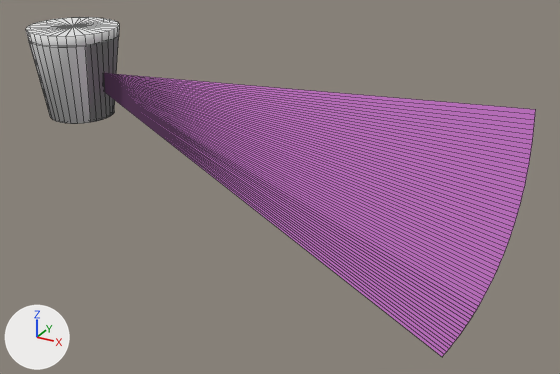
What one commit did to the Blender file data/sensors/velodyne.blend.
Before and after are seen from a camera (50 mm lens) standing at (1.219, -1.275, 0.462) and looking at (0.503, 0.026, -0.188). The axes (+X, +Y, +Z) are drawn at lower left. The lights are the same throughout. Mesh edges are drawn as thin lines.

Script lines for the objects in view, before the commit:
```python
me_arcmesh = bpy.data.meshes.new('ArcMesh')
me_arcmesh.from_pydata(...)  # 65 vertices, 63 faces; spans x 0.0..1.0, y 0.0, z -0.466..0.065
me_arcmesh.materials.append(mat_raymat_2)  # pink #e58ae7
me_cylinder = bpy.data.meshes.new('Cylinder')
me_cylinder.from_pydata(...)  # 130 vertices, 160 faces; spans x -0.1..0.1, y -0.1..0.1, z -0.1..0.1
# faces by material slot: [154, 6]
me_cylinder.materials.append(mat_velodynemat)  # white #e7e7e7
me_cylinder.materials.append(mat_lensesmat)  # grey #929292
ob_arc_31 = bpy.data.objects.new('Arc_31', me_arcmesh)
ob_arc_31.location = (0.0, 0.0, 0.0)
ob_velodynemesh = bpy.data.objects.new('VelodyneMesh', me_cylinder)
ob_velodynemesh.location = (0.0, 0.0, 0.0)
```
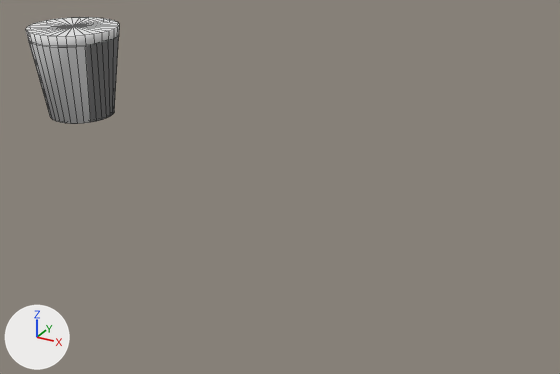
Commit message: [velodyne] extends LaserSensorWithArc remove Arc

Where the change shows, as pixel boxes [x1, y1, x2, y2] in the pictures (560 x 374 px):
'Arc_31', deleted (pink)
    before: [104, 73, 536, 357]

The change, as a diff of the scene's bpy script:
```diff
--- a/data/sensors/velodyne.blend.py
+++ b/data/sensors/velodyne.blend.py
@@ ob_arc_31 @@
-ob_arc_31 = bpy.data.objects.new('Arc_31', me_arcmesh)
-ob_arc_31.location = (0.0, 0.0, 0.0)
```
